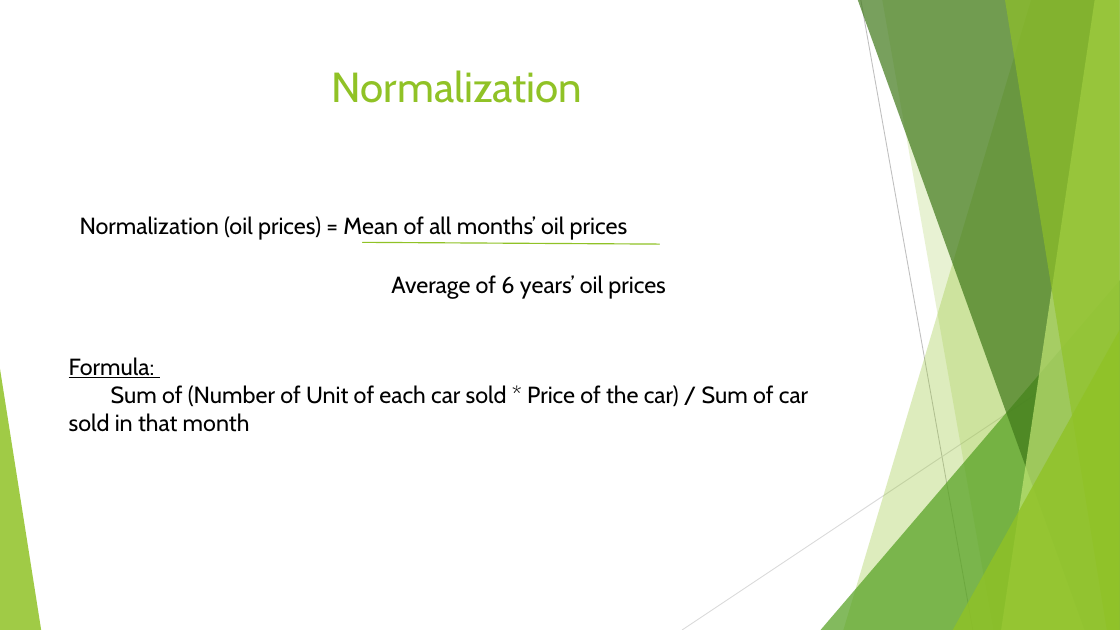
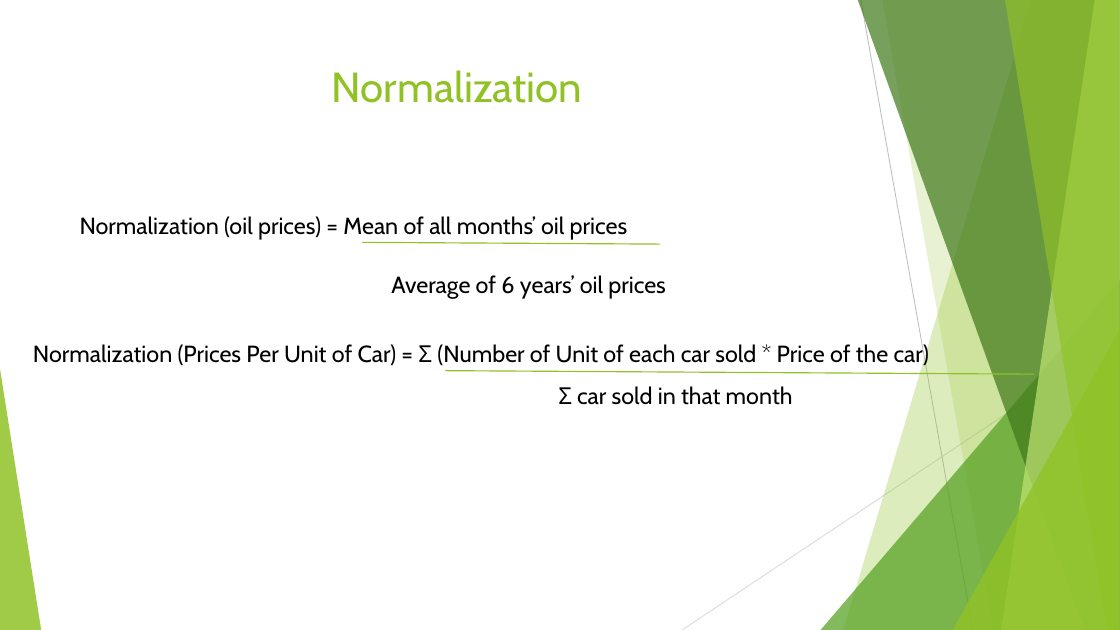
Before and after one commit to sonamgupta1105/Tesla_Analytics, a slide deck: slide 6 of finalPptTesla.pptx. Drawn at 1120x630 pixels with LibreOffice and Linux fonts; fonts in the diff are those of the drawing. Boxes give left, top, right and bottom in pixels: in the first picture for what was removed or moved away, otherwise in the second. Text is boxed around its words. In the diff, an @@ line names an element or a change of style, - is before the commit and + after.

```diff
--- a/finalPptTesla.pptx
+++ b/finalPptTesla.pptx
@@ text added at [33, 342, 929, 368], 20 pt, text #000000 @@
+Normalization (Prices Per Unit of Car) = Σ (Number of Unit of each car sold * Price of the car)
@@ line added from (446, 371) to (1033, 374), #90C226 1 pt @@
@@ text at [559, 386, 793, 405]: text changed @@
-Formula:
-Sum of (Number of Unit of each car sold * Price of the car) / Sum of car sold in that month
+Σ car sold in that month
```
